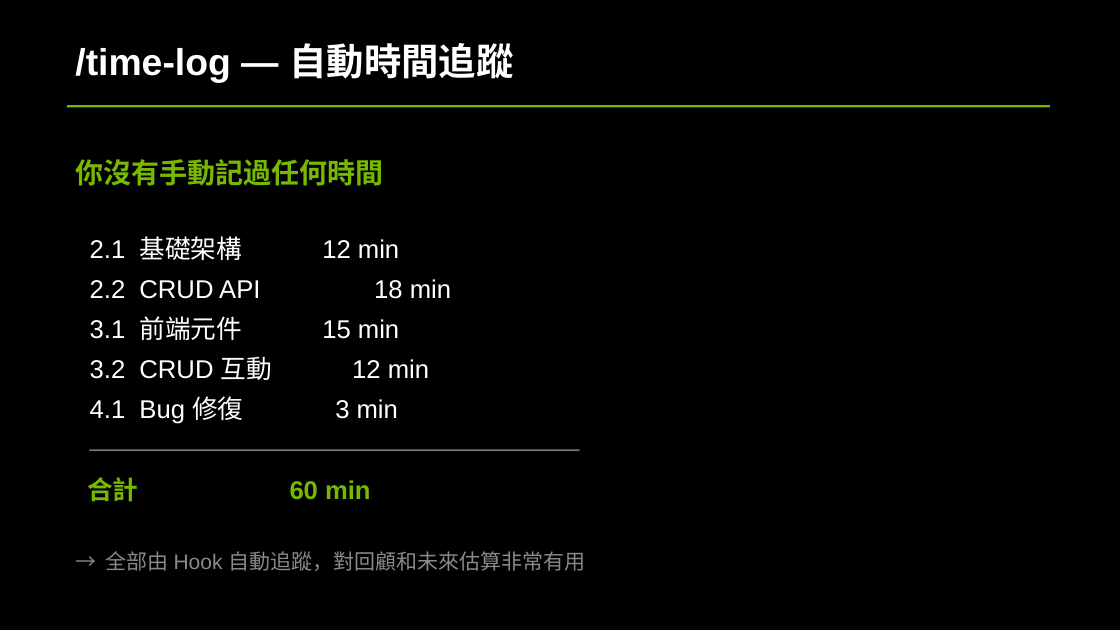
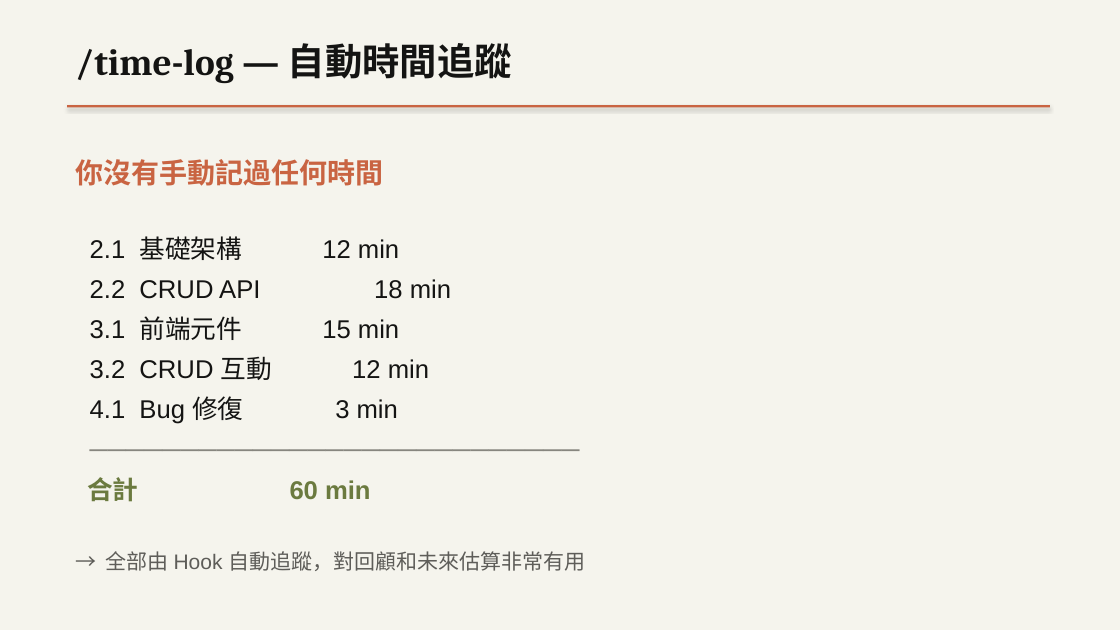
Before and after one commit to bheadwei/claude-GUNDAM-zh-tw, a slide deck: slide 39 of workshop/docs/slides/VibeCoding_Workshop.pptx. Drawn at 1120x630 pixels with LibreOffice and Linux fonts; fonts in the diff are those of the drawing. Boxes give left, top, right and bottom in pixels: in the first picture for what was removed or moved away, otherwise in the second. Text is boxed around its words. In the diff, an @@ line names an element or a change of style, - is before the commit and + after.

Commit message:
style(workshop): PPTX 切換為 Claude (Anthropic) 設計風格
- 背景：True Black → Parchment #f5f4ed（羊皮紙暖調）
- 程式碼框底：Near Black → Ivory #faf9f5
- 程式碼框邊：BG_CODE 同色 → Warm Sand #e8e6dc（清晰邊界）
- 主強調：NVIDIA Green → Terracotta #c96442（赤陶品牌色）
- 主文字：Pure White → Anthropic Near Black #141413（暖夜黑）
- 輔助文字：Gray 300/400/500 → Dark Warm / Olive Gray / Stone Gray（暖中性）
- 警告：Yellow 300 → Coral #d97757（赤陶變體）
- 錯誤：Red 500 → Error Crimson #b53333（暖紅）
- 標題字體：Arial → Georgia（仿 Anthropic Serif 書本感）

來源：.claude/ui/claude/DESIGN.md

```diff
--- a/workshop/docs/slides/VibeCoding_Workshop.pptx
+++ b/workshop/docs/slides/VibeCoding_Workshop.pptx
@@ background #000000 to #F5F4ED @@
@@ text "/time-log — 自動時間追蹤" at [75, 43, 512, 83]: font Arial to Cambria, text colour #FFFFFF to #141413 @@
@@ rectangle at [67, 105, 1050, 108]: fill #76B900 to #C96442 @@
@@ text "你沒有手動記過任何時間" at [75, 159, 585, 571]: text colour #76B900 to #C96442 in "你沒有手動記過任何時間"; text colour #FFFFFF to #141413 in "2.1 基礎架構 12 min", "2.2 CRUD API 18 min", "3.1 前端元件 15 min", "3.2 CRUD 互動 12 min" and 1 more places; text colour #757575 to #87867F in "───────────────────────────"; text colour #76B900 to #6B7A3F in "合計 60 min"; text colour #898989 to #5E5D59 in "→ 全部由 Hook 自動追蹤，對回顧和未來估算非常有用" @@
```
Also in this commit, not shown: 45 other slides changed, 1 other file.
